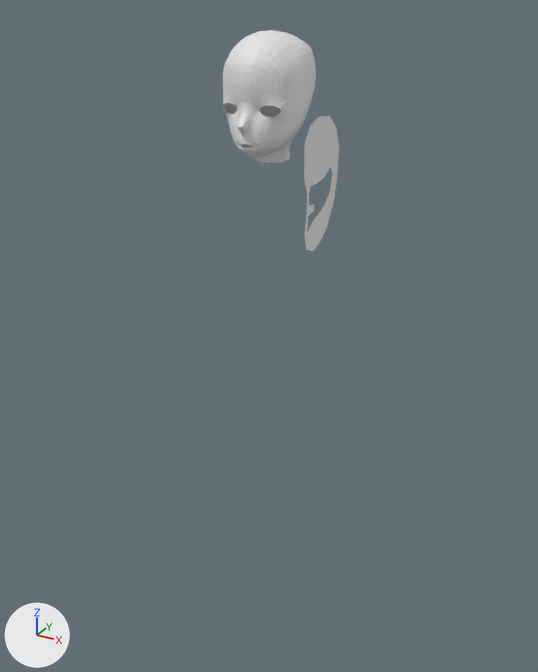
What one commit did to the Blender file Ekidna/Ekidna.blend.
Both versions are drawn from a camera (50 mm lens) standing at (5.68, -10.36, 2.5) and looking at (-0.1, 0.16, -2.76). Arrows for +X, +Y and +Z are at lower left; the lights stay in place.

Script lines for the objects in view, before the commit:
```python
me_circle = bpy.data.meshes.new('Circle')
me_circle.from_pydata(...)  # 54 vertices, 38 faces; spans x -1.02..1.05, y -0.38..0.88, z 0.0
me_circle_001 = bpy.data.meshes.new('Circle.001')
me_circle_001.from_pydata(...)  # 545 vertices, 492 faces; spans x 0.0..0.67, y -0.91..0.7, z 0.32..2.21
ob_circle = bpy.data.objects.new('Circle', me_circle)
ob_circle.location = (0.79, 0.0, 0.0)
ob_circle.rotation_euler = (0.0, 1.571, 0.0)  # degrees (0, 90, 0)
ob_circle_001 = bpy.data.objects.new('Circle.001', me_circle_001)
ob_circle_001.location = (0.0, 0.0, 0.0)
_m = ob_circle_001.modifiers.new('Mirror', 'MIRROR')
_m.use_clip = True
```
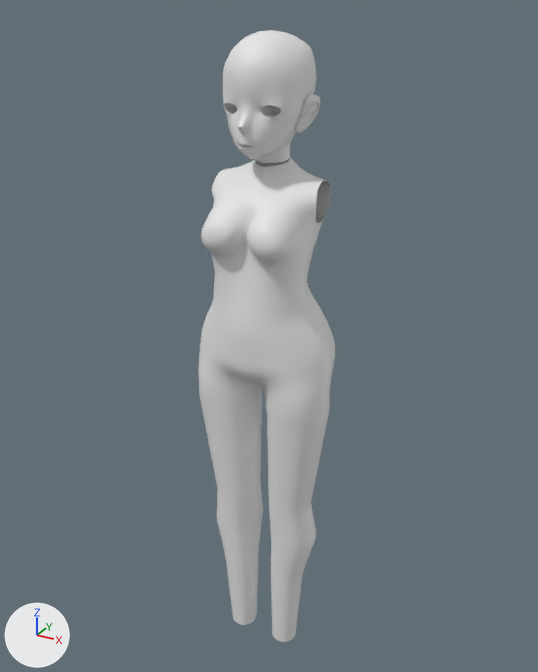
Changed parts and their boxes [x1, y1, x2, y2] in the pictures (538 x 672 px):
'Body', added: after [199, 157, 335, 642]
'Circle', deleted: before [304, 116, 339, 251]

Edits to the bpy script that builds the scene:
```text
Add me_circle_003:
    me_circle_003.from_pydata(...)  # 1478 vertices, 1430 faces; spans x 0.0..1.92, y -1.25..1.5, z -10.78..3.88
    me_circle_003.polygons.foreach_set('use_smooth', [True] * 1430)
Remove ob_circle:
    ob_circle = bpy.data.objects.new('Circle', me_circle)
    ob_circle.location = (0.79, 0.0, 0.0)
    ob_circle.rotation_euler = (0.0, 1.571, 0.0)  # degrees (0, 90, 0)
Add ob_body:
    ob_body = bpy.data.objects.new('Body', me_circle_003)
    ob_body.location = (0.0, -0.29, -2.11)
    ob_body.scale = (0.64, 0.64, 0.64)
    _m = ob_body.modifiers.new('Mirror', 'MIRROR')
    _m.use_clip = True
```
